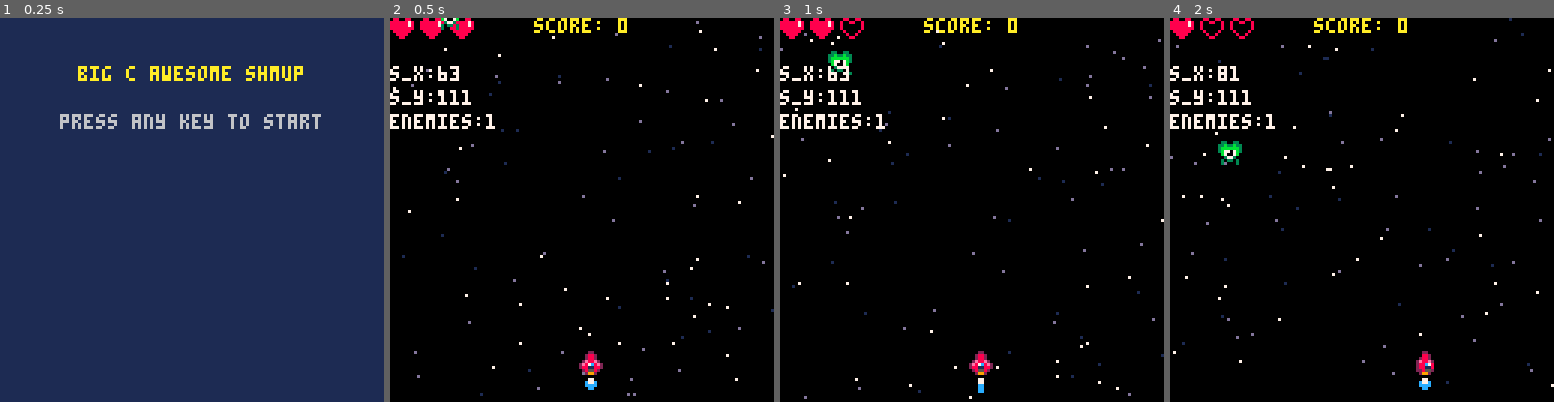
Above: before the commit, frames 1-4 (left to right).
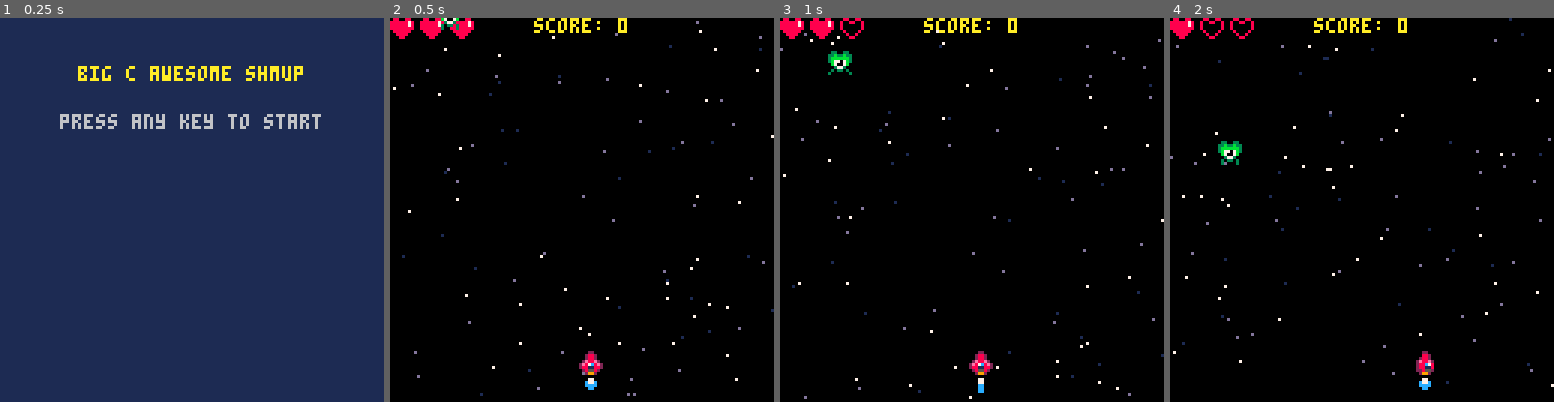
Above: after the commit, the same moments.

Repository: nascimento-cesar/pico-kombat-2
Game: PICO-8 cartridge shmup/shmup.p8
The game is run twice, just before and just after one commit, with the same random seed, the same clock (stepped at 60 frames per second) and the same inputs.
Inputs:
- Up to frame 1 (0.25 s): no input
- Up to frame 2 (0.5 s): tap X (X key) at 0.33 s
- Up to frame 3 (1 s): tap O (Z key) at 0.7 s
- Up to frame 4 (2 s): tap X (X key) at 1.07, 1.85 s; hold Right from 1.6 s (still down); tap O (Z key) at 1.7 s

Frame 1 is identical in both runs. In frame 2, 1.0% of the frame differs, in the area x 0-28%, y 12-29%; in frame 3, 1.0%; in frame 4, 1.1%.

Commit message:
feat(shmup): create shockwaves

Diff:
--- a/shmup/draw.lua
+++ b/shmup/draw.lua
@@ -16,9 +16,10 @@
   draw_ship()
   draw_bullet()
   draw_enemies()
+  draw_shockwaves()
   -- draw_explosions()
   draw_particles()
-  draw_debug()
+  -- draw_debug()
 end
 
 function draw_start()
@@ -137,17 +138,21 @@
     particle.speed_y *= 0.9
     particle.lifespan += 1
 
-    local percentage = particle.max_lifespan / 100
+    if particle.spark then
+      pset(particle.x, particle.y, 7)
+    else
+      local percentage = particle.max_lifespan / 100
 
-    if particle.lifespan > percentage * 90 then
-      particle.color = particle.pallete[4]
-    elseif particle.lifespan > percentage * 70 then
-      particle.color = particle.pallete[3]
-    elseif particle.lifespan > percentage * 40 then
-      particle.color = particle.pallete[2]
+      if particle.lifespan > percentage * 90 then
+        particle.color = particle.pallete[4]
+      elseif particle.lifespan > percentage * 70 then
+        particle.color = particle.pallete[3]
+      elseif particle.lifespan > percentage * 40 then
+        particle.color = particle.pallete[2]
+      end
+
+      circfill(particle.x, particle.y, particle.size, particle.color)
     end
-
-    circfill(particle.x, particle.y, particle.size, particle.color)
 
     if particle.lifespan > particle.max_lifespan then
       particle.size -= 0.5
@@ -155,6 +160,17 @@
       if particle.size <= 0 then
         del(particles, particle)
       end
+    end
+  end
+end
+
+function draw_shockwaves()
+  for wave in all(shockwaves) do
+    circ(wave.x, wave.y, wave.radius, wave.color)
+    wave.radius += 1.5
+
+    if wave.radius > wave.max_radius then
+      del(shockwaves, wave)
     end
   end
 end
--- a/shmup/init.lua
+++ b/shmup/init.lua
@@ -9,6 +9,7 @@
   set_enemies()
   -- set_explosions()
   set_particles()
+  set_shockwaves()
 end
 
 function set_global_vars()
@@ -121,3 +122,7 @@
     ship = { 7, 14, 1, 2 }
   }
 end
+
+function set_shockwaves()
+  shockwaves = {}
+end
--- a/shmup/update.lua
+++ b/shmup/update.lua
@@ -95,10 +95,12 @@
         enemy.flashing_speed = 2
 
         if enemy.hp > 0 then
+          create_shockwave(enemy)
           sfx(sounds.hit)
         else
           sfx(sounds.hit_kill)
           -- create_explosion(enemy)
+          create_shockwave(enemy, true)
           create_particle(enemy, particle_palletes.enemy)
           del(enemies, enemy)
           score += enemy.points
@@ -109,6 +111,20 @@
 
     bullet.y -= bullet_speed
   end
+end
+
+function create_shockwave(object, bigger)
+  local ratio = bigger and 2.5 or 1
+
+  add(
+    shockwaves, {
+      x = object.x,
+      y = object.y,
+      radius = 2.5 * ratio,
+      max_radius = 10 * ratio,
+      color = bigger and 7 or 9
+    }
+  )
 end
 
 -- function create_explosion(enemy)
@@ -122,8 +138,11 @@
 -- end
 
 function create_particle(object, pallete)
-  local particles_count = 30
+  local particles_count = 60
+
   for i = 1, particles_count do
+    local is_spark = rnd() > 0.5 and true or false
+
     add(
       particles, {
         color = pallete[1],
@@ -133,8 +152,9 @@
         x = object.x,
         y = object.y,
         pallete = pallete,
-        speed_x = rnd() * 4 - 2,
-        speed_y = rnd() * 4 - 2
+        speed_x = is_spark and (rnd() - 0.5) * 12 or rnd() * 4 - 2,
+        speed_y = is_spark and (rnd() - 0.5) * 12 or rnd() * 4 - 2,
+        spark = is_spark
       }
     )
   end
